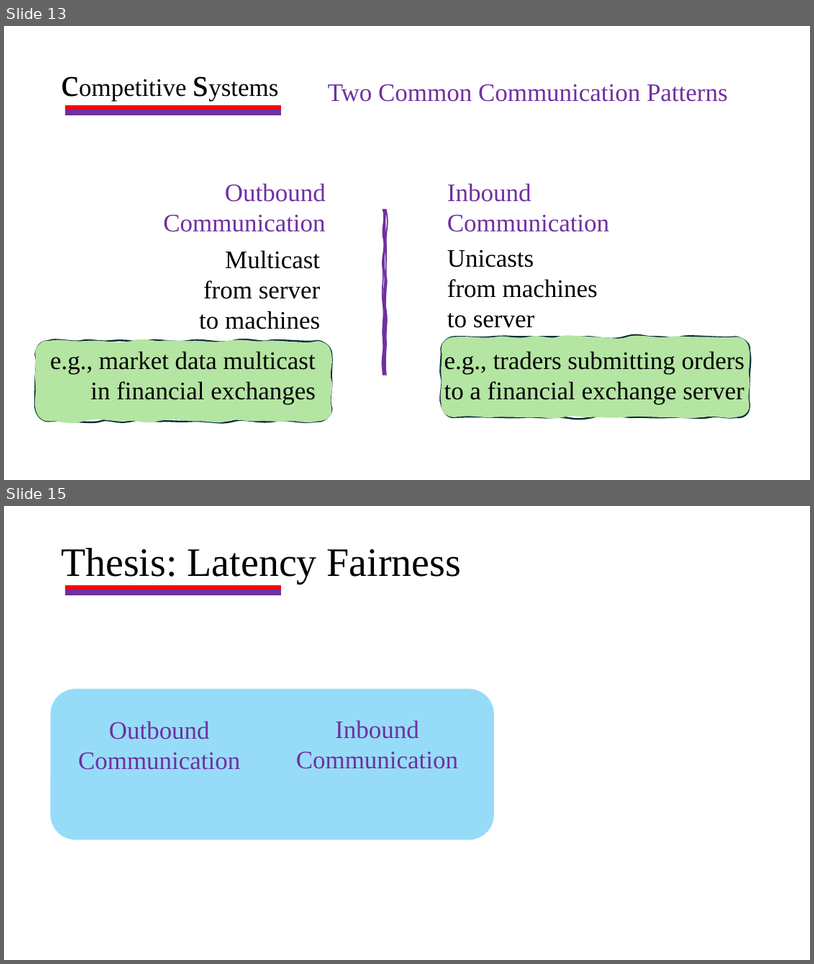
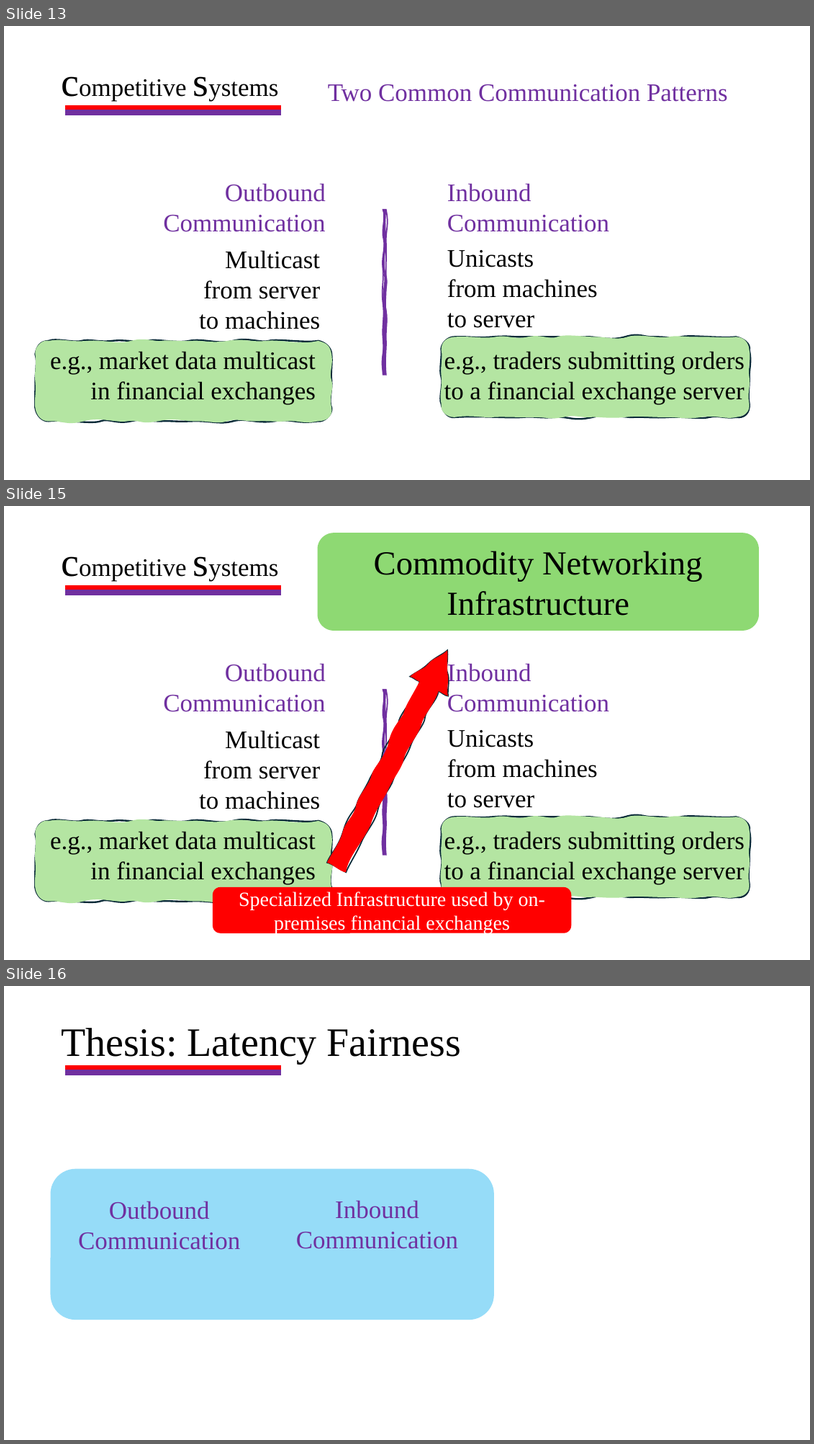
Before and after one commit to HaseebLUMS/Onyx-Presentation, a slide deck: thesis-latency-fairness.pptx. Shown one above the other, each under a label of ours: slides 13 and 15 before the commit, slides 13, 15 and 16 after it; the slides between them are not shown. The pictures are 814x964 and 814x1444 pixels, drawn with LibreOffice and Linux fonts; fonts in the diff are those of the drawing. Boxes give left, top, right and bottom in pixels: in the first picture for what was removed or moved away, otherwise in the second. Text is boxed around its words. In the diff, an @@ line names an element or a change of style, - is before the commit and + after.

```diff
--- a/thesis-latency-fairness.pptx
+++ b/thesis-latency-fairness.pptx
@@ slide 15 added at (x1=4, y1=506, x2=810, y2=960), background #FFFFFF @@
@@ text added at (x1=55, y1=533, x2=392, y2=587), 30 pt, text #000000 @@
+competitive systems
@@ rounded rectangle added at (x1=317, y1=533, x2=759, y2=631), fill #8ED973, 40 pt, text #000000 @@
+Commodity Networking Infrastructure
@@ rectangle added at (x1=66, y1=585, x2=280, y2=590), fill #FF0000, outline #FF0000 1.5 pt @@
@@ rectangle added at (x1=66, y1=590, x2=280, y2=595), fill #7030A0, outline #7030A0 1.5 pt @@
@@ freeform shape added at (x1=318, y1=641, x2=467, y2=877), fill #FF0000, outline #092A39 1.5 pt @@
@@ text added at (x1=163, y1=663, x2=326, y2=712), 30 pt, text #7030A0 @@
+Outbound
+Communication
@@ text added at (x1=448, y1=661, x2=610, y2=712), 30 pt, text #7030A0 @@
+Inbound
+Communication
@@ freeform shape added at (x1=383, y1=690, x2=386, y2=854), fill #7030A0, outline #7030A0 1.5 pt @@
@@ text added at (x1=199, y1=730, x2=320, y2=809), 30 pt, text #000000 @@
+Multicast from server to machines
@@ text added at (x1=448, y1=730, x2=598, y2=808), 30 pt, text #000000 @@
+Unicasts
+from machines to server
@@ freeform shape added at (x1=36, y1=821, x2=332, y2=901), fill #B4E5A2, outline #092A39 2 pt @@
@@ freeform shape added at (x1=441, y1=817, x2=749, y2=898), fill #B4E5A2, outline #092A39 2 pt @@
@@ text added at (x1=50, y1=831, x2=316, y2=884), 30 pt, text #000000 @@
+e.g., market data multicast in financial exchanges
@@ text added at (x1=445, y1=831, x2=745, y2=884), 30 pt, text #000000 @@
+e.g., traders submitting orders to a financial exchange server
@@ rounded rectangle added at (x1=213, y1=887, x2=571, y2=933), fill #FF0000, 24 pt, text #FFFFFF @@
+Specialized Infrastructure used by on-premises financial exchanges
@@ what was slide 15 is now slide 16 @@
```
Also in this commit, not shown: 1 slide changed.
